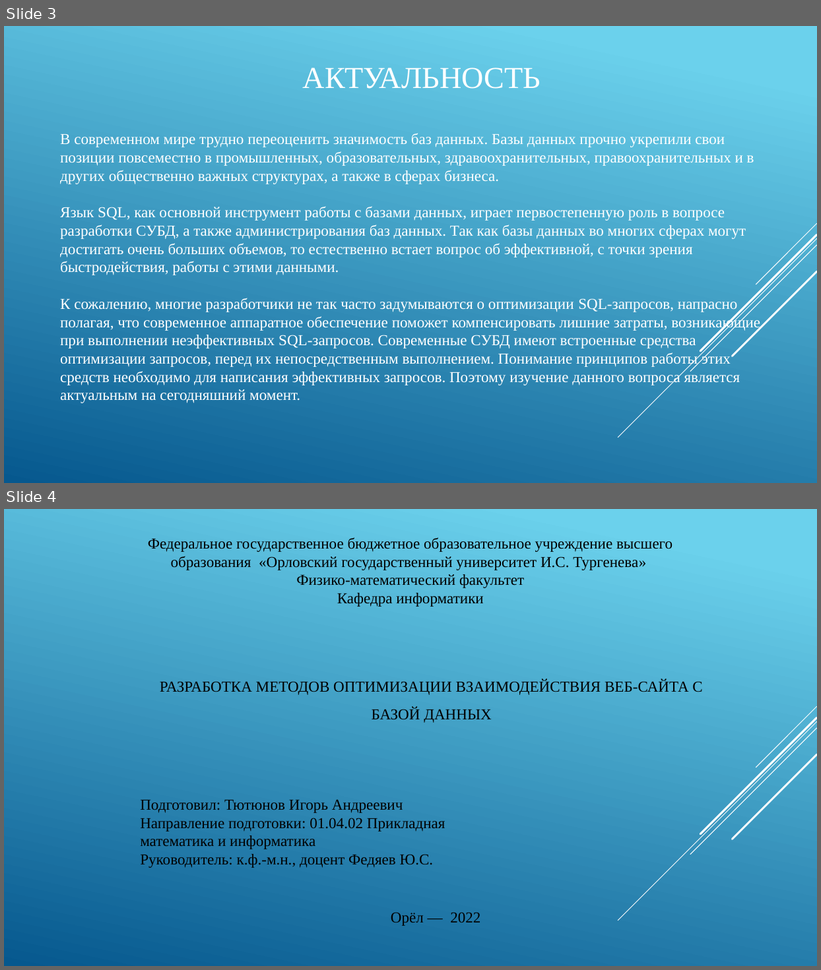
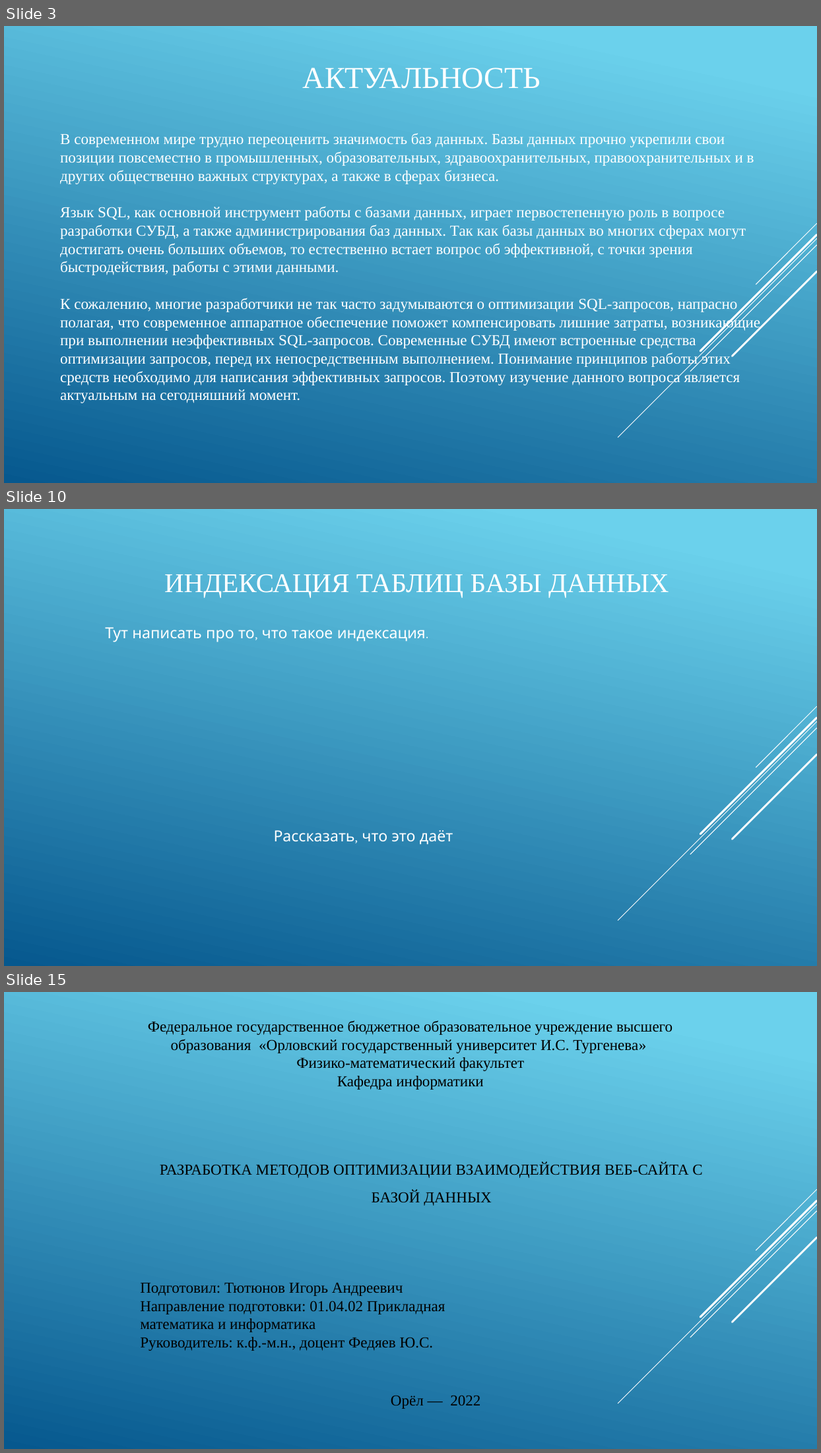
Before and after one commit to IgorTyutyunov/-, a slide deck: ВКР_5.pptx. Shown one above the other, each under a label of ours: slides 3 and 4 before the commit, slides 3, 10 and 15 after it; the slides between them are not shown. The pictures are 821x970 and 821x1453 pixels, drawn with LibreOffice and Linux fonts; fonts in the diff are those of the drawing. Boxes give left, top, right and bottom in pixels: in the first picture for what was removed or moved away, otherwise in the second. Text is boxed around its words. In the diff, an @@ line names an element or a change of style, - is before the commit and + after.

```diff
--- a/ВКР_5.pptx
+++ b/ВКР_5.pptx
@@ slide 10 added at <box>4,509,817,966</box>, background gradient #6ED2EB to #06588E; not listed: 5 template elements that a slide beside it also shows @@
@@ title added at <box>164,574,669,597</box>, 32 pt, text #FFFFFF @@
+ИНДЕКСАЦИЯ ТАБЛИЦ БАЗЫ ДАННЫХ
@@ text added at <box>105,627,426,642</box>, 18 pt, text #FFFFFF @@
+Тут написать про то, что такое индексация.
@@ text added at <box>274,830,453,845</box>, 18 pt, text #FFFFFF @@
+Рассказать, что это даёт
@@ what was slide 4 is now slide 15 @@
```
Also in this commit, not shown: 10 other slides added, 1 other file.
